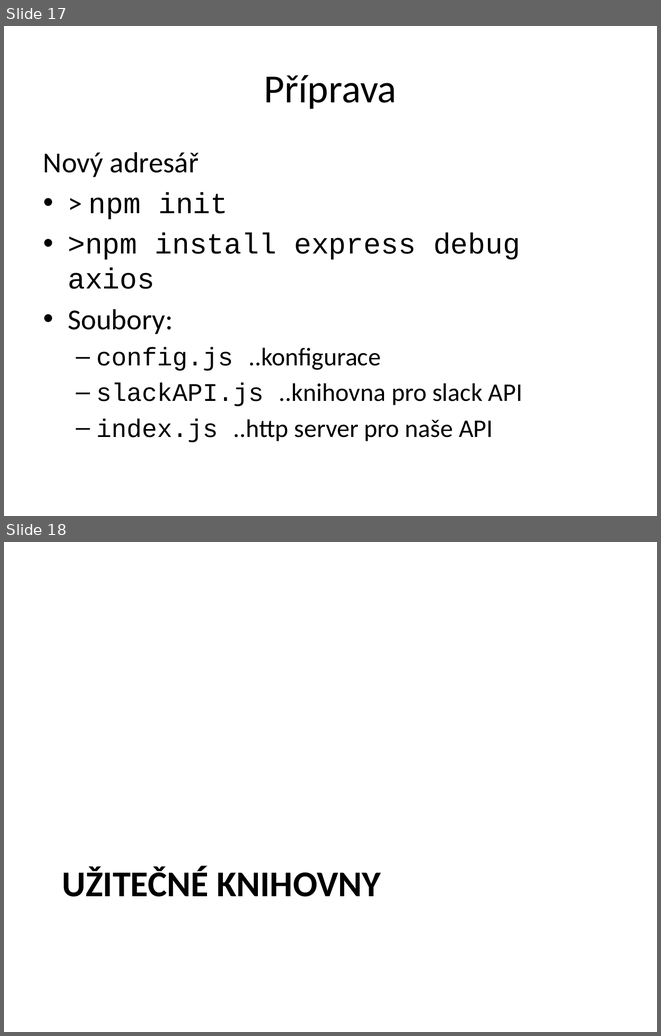
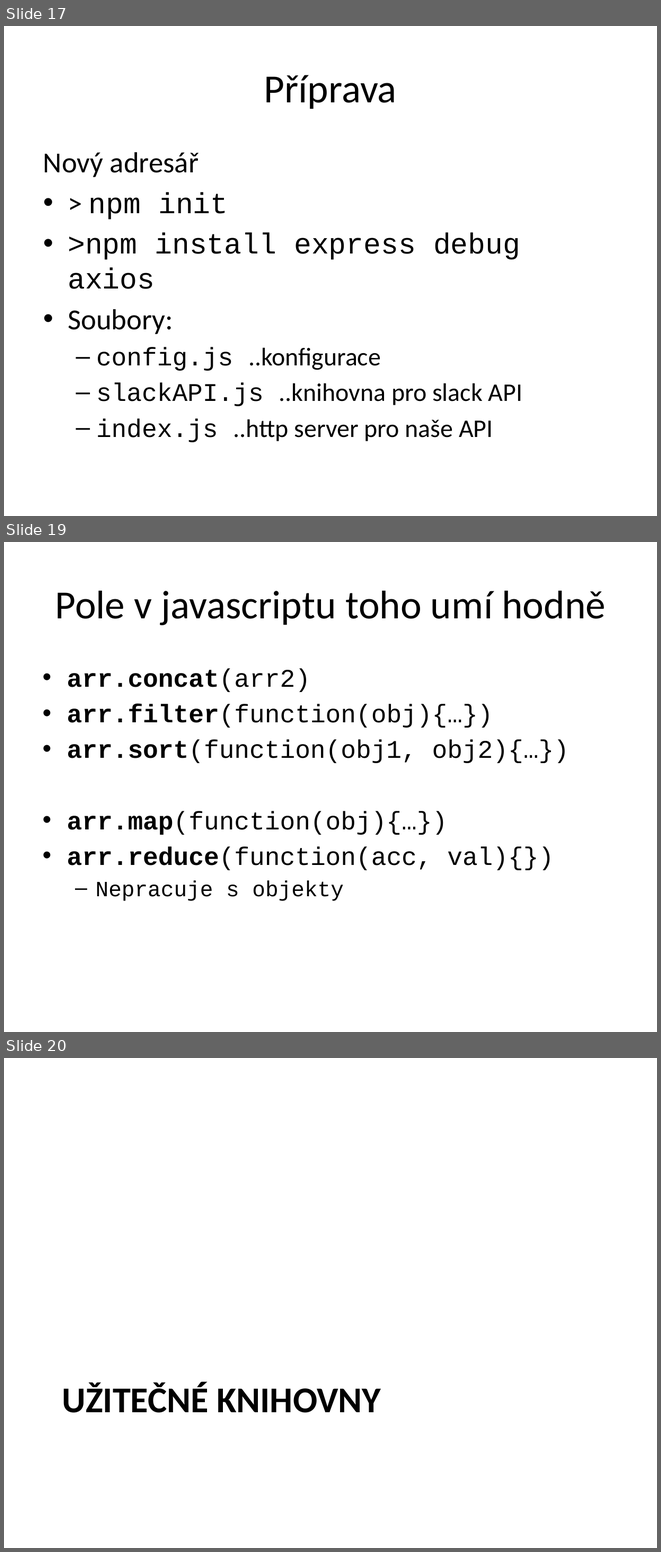
Before and after one commit to etnetera-activate/node-minicourse, a slide deck: node-uvod.pptx. Shown one above the other, each under a label of ours: slides 17 and 18 before the commit, slides 17, 19 and 20 after it; the slides between them are not shown. The pictures are 661x1036 and 661x1552 pixels, drawn with LibreOffice and Linux fonts; fonts in the diff are those of the drawing; background and template pictures are left out. Boxes give left, top, right and bottom in pixels: in the first picture for what was removed or moved away, otherwise in the second. Text is boxed around its words. In the diff, an @@ line names an element or a change of style, - is before the commit and + after.

```diff
--- a/node-uvod.pptx
+++ b/node-uvod.pptx
@@ slide 19 added at (x1=4, y1=542, x2=657, y2=1032), background #FFFFFF @@
@@ title added at (x1=55, y1=590, x2=606, y2=625), 44 pt, text #000000 @@
+Pole v javascriptu toho umí hodně
@@ text added at (x1=67, y1=669, x2=569, y2=901), 28 pt, text #000000 @@
+• arr.concat(arr2)
+• arr.filter(function(obj){…})
+• arr.sort(function(obj1, obj2){…})
+• arr.map(function(obj){…})
+• arr.reduce(function(acc, val){})
+  – Nepracuje s objekty
@@ what was slide 18 is now slide 20 @@
```
Also in this commit, not shown: 4 slides changed, 5 other slides added, 2 slides removed, 6 other files.
